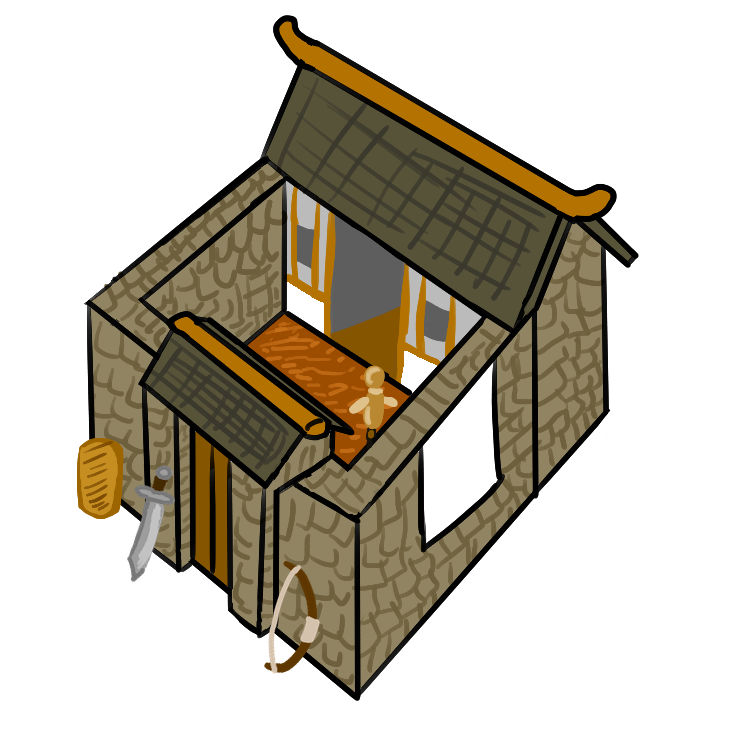
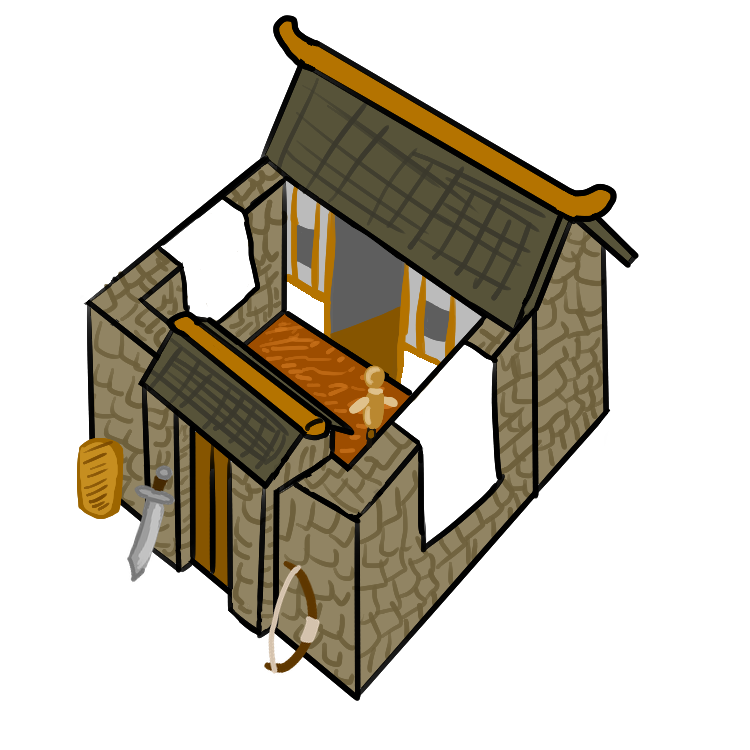
The second 750px x 750px image is a revision of the first. Changes to its layers:
painted on "rattan bow.png" over <box>158,196,261,324</box>
painted on "sketch" over <box>158,196,498,464</box>
painted on "color" over <box>158,196,498,464</box>
